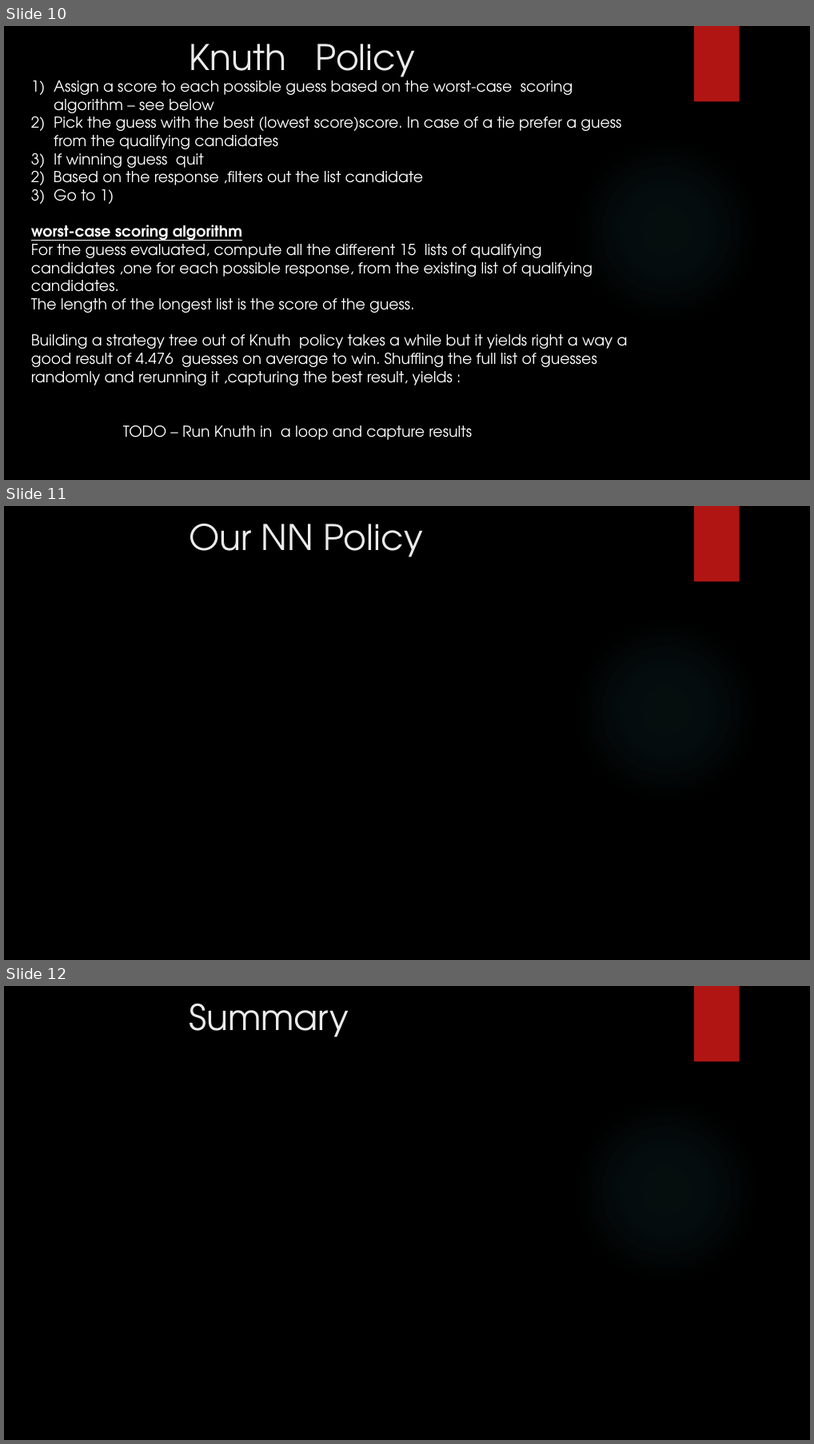
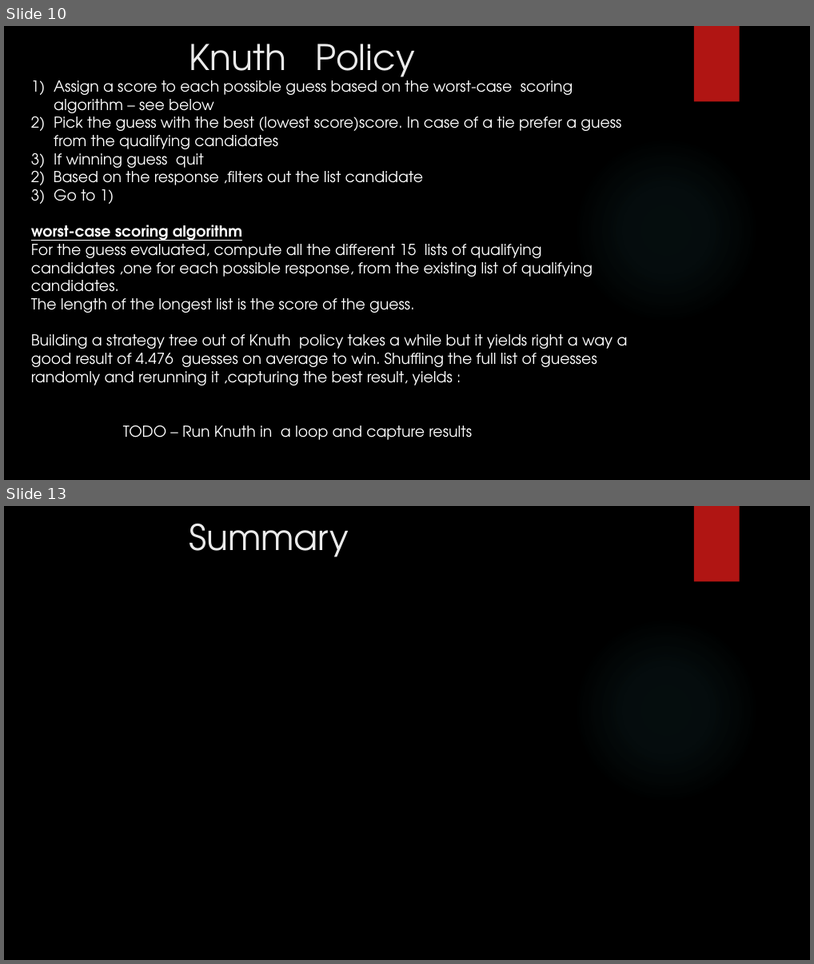
Before and after one commit to gilsh2/final_ai_project, a slide deck: ai_final_project_mastermind.pptx. Shown one above the other, each under a label of ours: slides 10, 11 and 12 before the commit, slides 10 and 13 after it; the slides between them are not shown. The pictures are 814x1444 and 814x964 pixels, drawn with LibreOffice and Linux fonts; fonts in the diff are those of the drawing; background and template pictures are left out. Boxes give left, top, right and bottom in pixels: in the first picture for what was removed or moved away, otherwise in the second. Text is boxed around its words. In the diff, an @@ line names an element or a change of style, - is before the commit and + after.

```diff
--- a/ai_final_project_mastermind.pptx
+++ b/ai_final_project_mastermind.pptx
@@ slide 11 removed at <box>4,506,810,960</box>, background picture (left out); not listed: 2 template elements that a slide beside it also shows @@
@@ text removed at <box>189,524,422,557</box> @@
-Our NN Policy
@@ what was slide 12 is now slide 13 @@
```
Also in this commit, not shown: 2 slides added.
